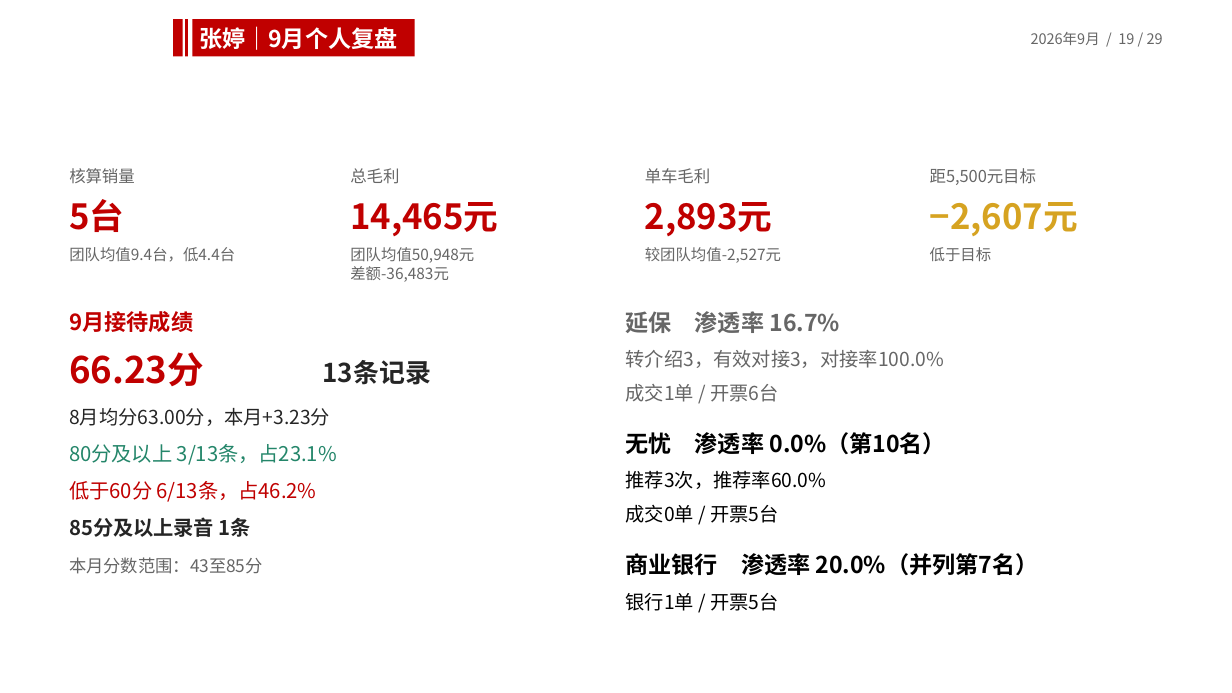
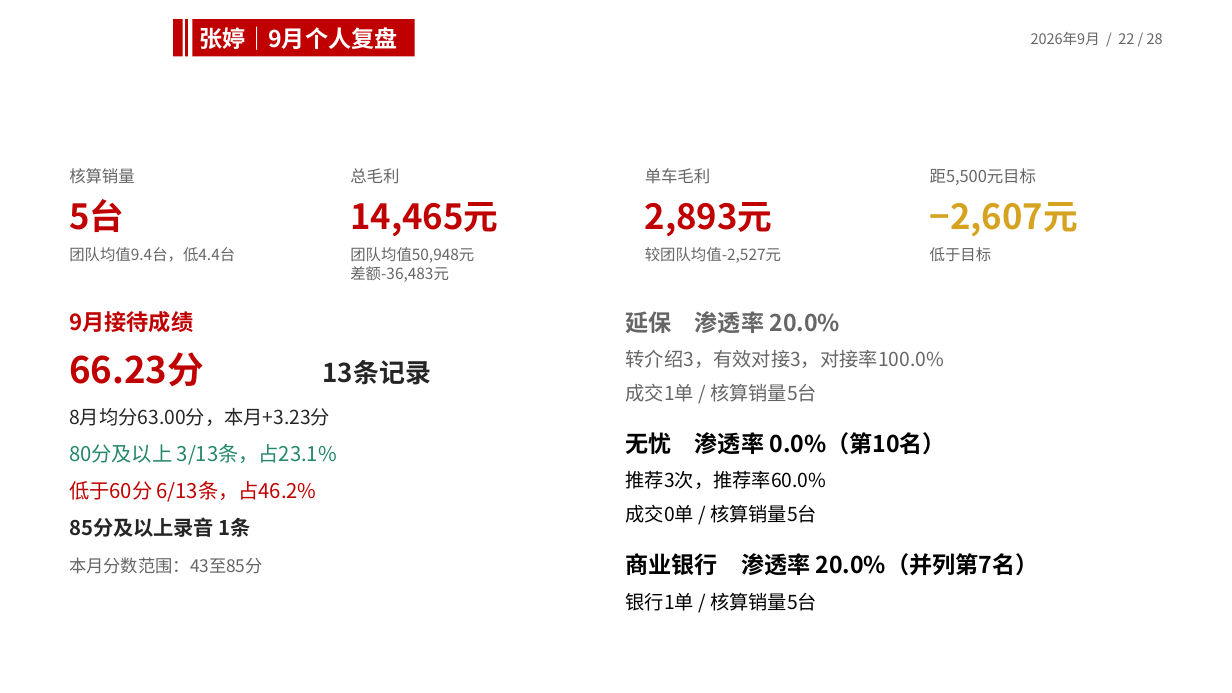
Before and after one commit to 87436173-prog/anfang, a slide deck: slide 22 of artifact-template-sales-monthly-review/assets/reference.pptx (slide 19 before the commit). Drawn at 1232x693 pixels with LibreOffice and Linux fonts; fonts in the diff are those of the drawing; background and template pictures are left out. Boxes give left, top, right and bottom in pixels: in the first picture for what was removed or moved away, otherwise in the second. Text is boxed around its words. In the diff, an @@ line names an element or a change of style, - is before the commit and + after.

```diff
--- a/artifact-template-sales-monthly-review/assets/reference.pptx
+++ b/artifact-template-sales-monthly-review/assets/reference.pptx
@@ text at box(1031, 32, 1163, 45): text changed @@
-2026年9月 / 19 / 29
+2026年9月 / 22 / 28
@@ text at box(626, 311, 840, 333): text changed @@
-延保 渗透率 16.7%
+延保 渗透率 20.0%
@@ text at box(626, 384, 817, 402): text changed @@
-成交1单 / 开票6台
+成交1单 / 核算销量5台
@@ text at box(626, 504, 817, 523): text changed @@
-成交0单 / 开票5台
+成交0单 / 核算销量5台
@@ text at box(626, 592, 817, 611): text changed @@
-银行1单 / 开票5台
+银行1单 / 核算销量5台
```
Also in this commit, not shown: 25 other slides changed, 1 slide removed, 5 other files.
